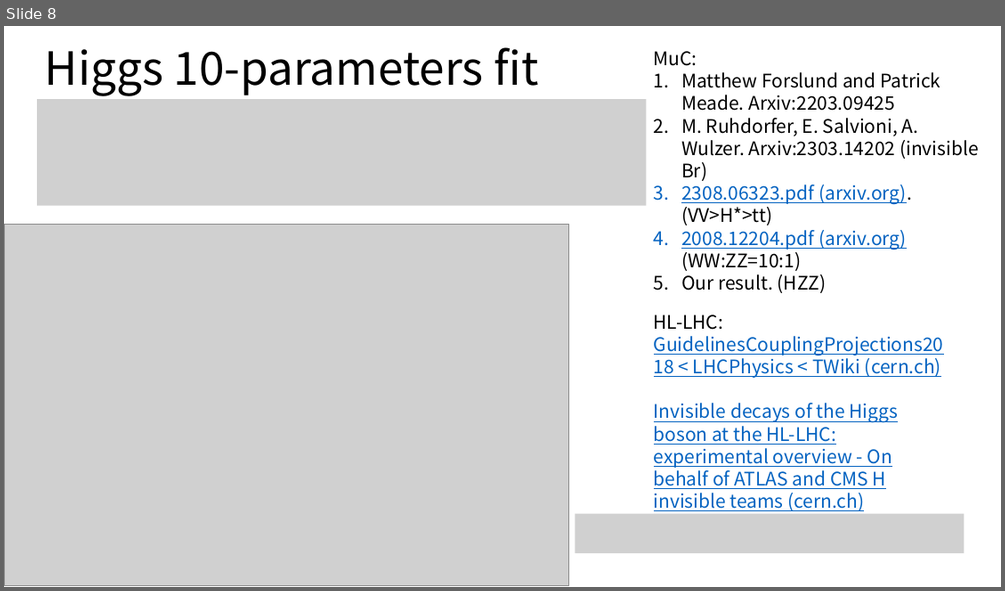
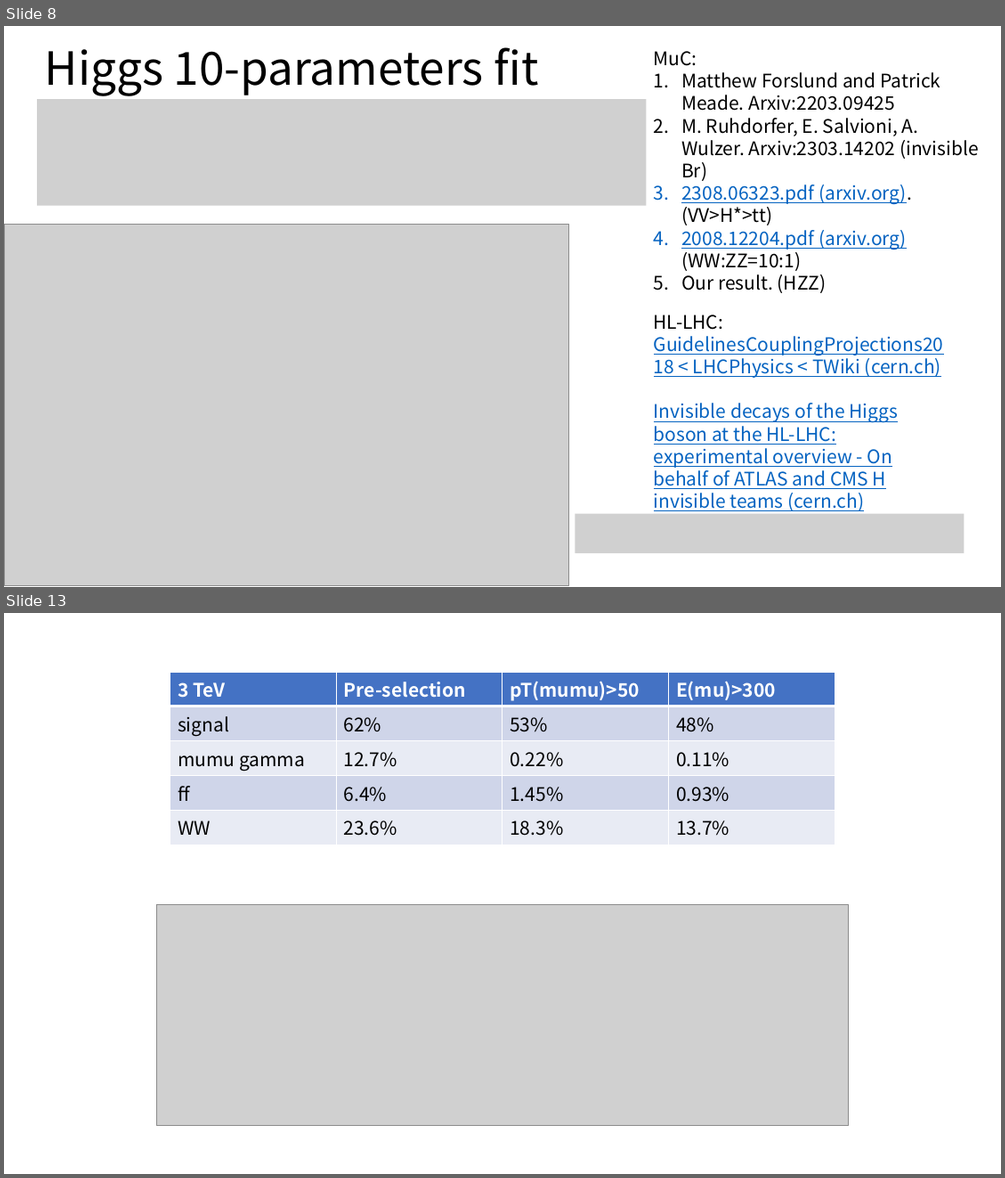
Before and after one commit to ZhenLiuPhys/MuCHiggsInclusive, a slide deck: Previous presentations/HZZ_coupling.pptx. Shown one above the other, each under a label of ours: slide 8 before the commit, slides 8 and 13 after it; the slides between them are not shown. The pictures are 1005x591 and 1005x1178 pixels, drawn with LibreOffice and Linux fonts; fonts in the diff are those of the drawing; grey boxes stand for pictures. Boxes give left, top, right and bottom in pixels: in the first picture for what was removed or moved away, otherwise in the second. Text is boxed around its words. In the diff, an @@ line names an element or a change of style, - is before the commit and + after.

```diff
--- a/Previous presentations/HZZ_coupling.pptx
+++ b/Previous presentations/HZZ_coupling.pptx
@@ slide 13 added at box(4, 613, 1001, 1174), background #FFFFFF @@
@@ table added at box(170, 672, 834, 839), 5 rows, 4 columns @@
+3 TeV | Pre-selection | pT(mumu)>50 | E(mu)>300
+signal | 62% | 53% | 48%
+mumu gamma | 12.7% | 0.22% | 0.11%
+ff | 6.4% | 1.45% | 0.93%
+WW | 23.6% | 18.3% | 13.7%
@@ picture added at box(156, 905, 849, 1126) @@
```
Also in this commit, not shown: 9 other slides added, 1 other file.
